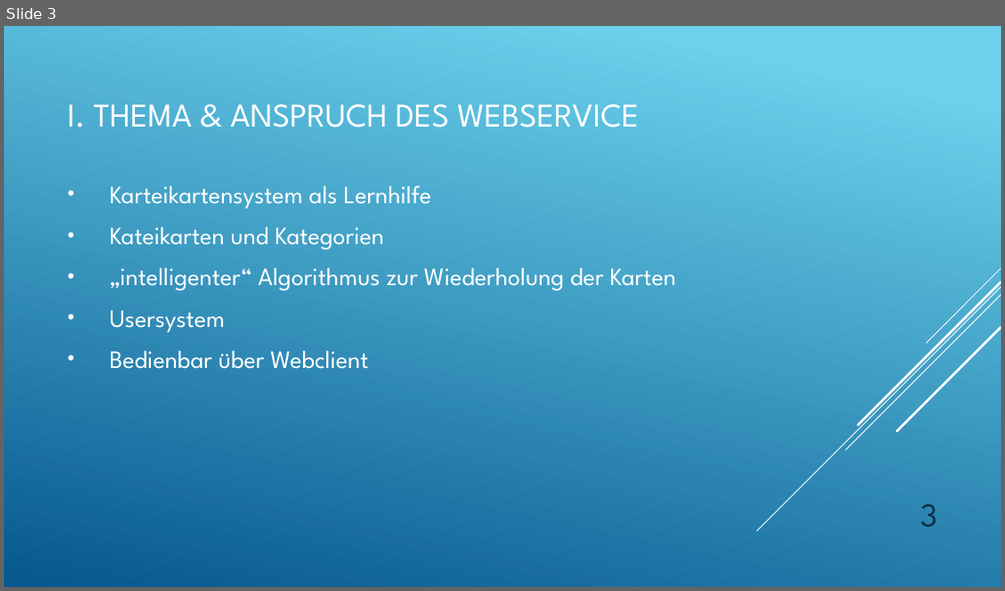
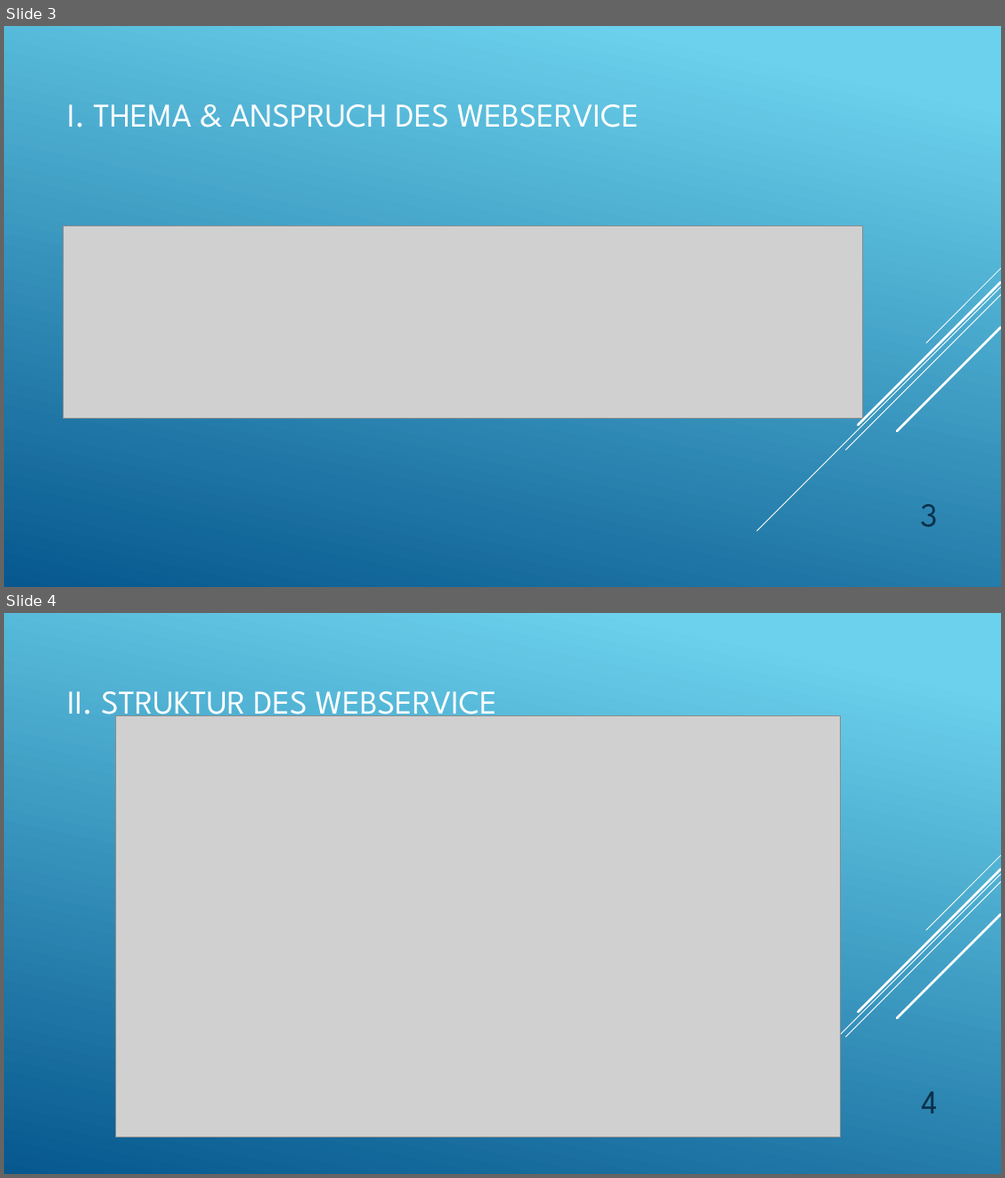
Before and after one commit to BuLLan/SCC_FlashCards, a slide deck: Zwischenpräsentation.pptx. Shown one above the other, each under a label of ours: slide 3 before the commit, slides 3 and 4 after it. The pictures are 1005x591 and 1005x1178 pixels, drawn with LibreOffice and Linux fonts; fonts in the diff are those of the drawing; grey boxes stand for pictures. Boxes give left, top, right and bottom in pixels: in the first picture for what was removed or moved away, otherwise in the second. Text is boxed around its words. In the diff, an @@ line names an element or a change of style, - is before the commit and + after.

```diff
--- a/Zwischenpräsentation.pptx
+++ b/Zwischenpräsentation.pptx
@@ slide 4 added at (4,613,1001,1174), background gradient #6ED2EB to #06588E; not listed: 5 template elements that a slide beside it also shows @@
@@ text added at (67,691,497,724), 32 pt, text #FFFFFF @@
+II. STRUKTUR DES WEBSERVICE
@@ picture added at (116,716,841,1137) @@
@@ page number added at (921,1091,937,1113), 32 pt, text #0A304A @@
+4
@@ slide 3 changed as well @@
@@ text removed at (110,185,676,369) @@
-• Karteikartensystem als Lernhilfe
-• Kateikarten und Kategorien
-• „intelligenter“ Algorithmus zur Wiederholung der Karten
-• Usersystem
-• Bedienbar über Webclient
@@ picture added at (63,226,863,418) @@
```
Also in this commit, not shown: 4 other slides changed, 1 other slide added, 1 slide removed, 11 other files.
